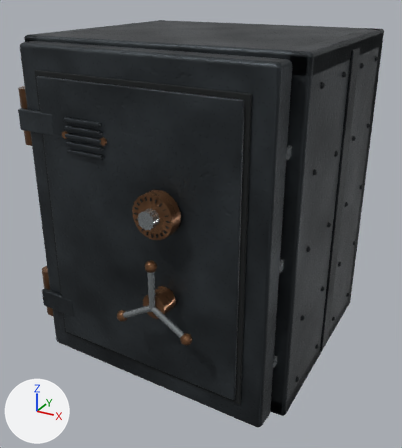
The glTF model public/assets/interactive_props/052.glb, before and after one commit.
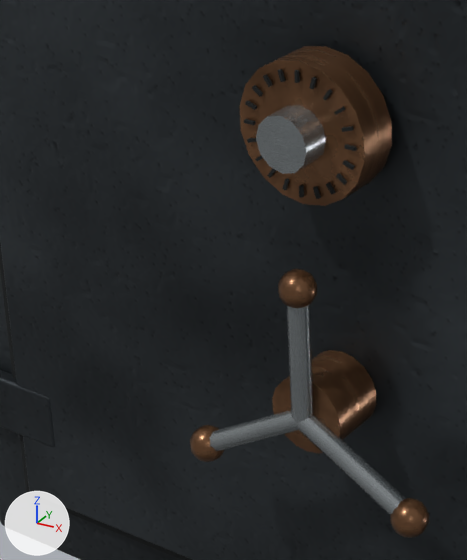
The first picture shows the older version from a 50 mm lens placed at (0.595, -1.142, 0.885), pointed at (0.013, -0.084, 0.355). The close-ups show the older and then the newer version on the part from 14% to 51% of the width and 39% to 79% of the height of that picture. Only the edits that show in the close-ups are written down. Arrows for +X, +Y and +Z are at lower left; the lights stay in place. Where no turn or scale is listed for an object, it has been applied to the vertices.

Objects in the first close-up: 'aged brass fittings', 'forged iron', 'machined steel', 'recesses'.
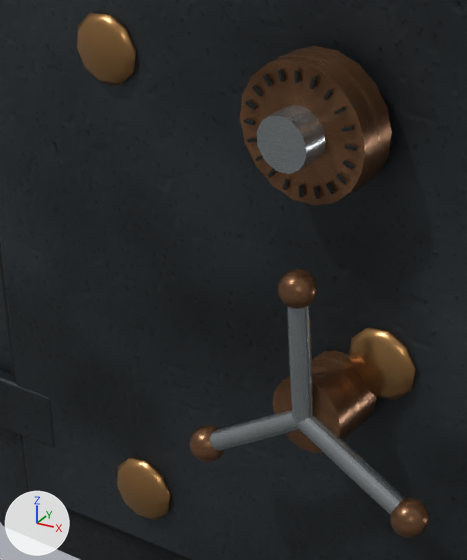
Changed parts and their boxes (x1, y1, x2, y2) in the close-ups (467 x 560 px):
'peened pin', added
    after: (76, 13, 416, 520)

The change, as a diff of the scene's bpy script:
```diff
--- a/public/assets/interactive_props/052.glb.py
+++ b/public/assets/interactive_props/052.glb.py
@@ mat_peened_pin @@
+mat_peened_pin = principled_material('peened pin')
+mat_peened_pin.base_color = (0.36, 0.19, 0.071)  # brown #a2794b
+mat_peened_pin.metallic = 0.82
+mat_peened_pin.roughness = 0.3
@@ me_peened_pin @@
+me_peened_pin.from_pydata(...)  # 200 vertices, 384 faces; spans x 0.149..0.407, y -0.068..-0.041, z 0.094..0.646
+me_peened_pin.materials.append(mat_peened_pin)  # brown #a2794b
@@ ob_peened_pin @@
+ob_peened_pin = bpy.data.objects.new('peened pin', me_peened_pin)
+ob_peened_pin.location = (-0.285, -0.272, 0.04)
```
